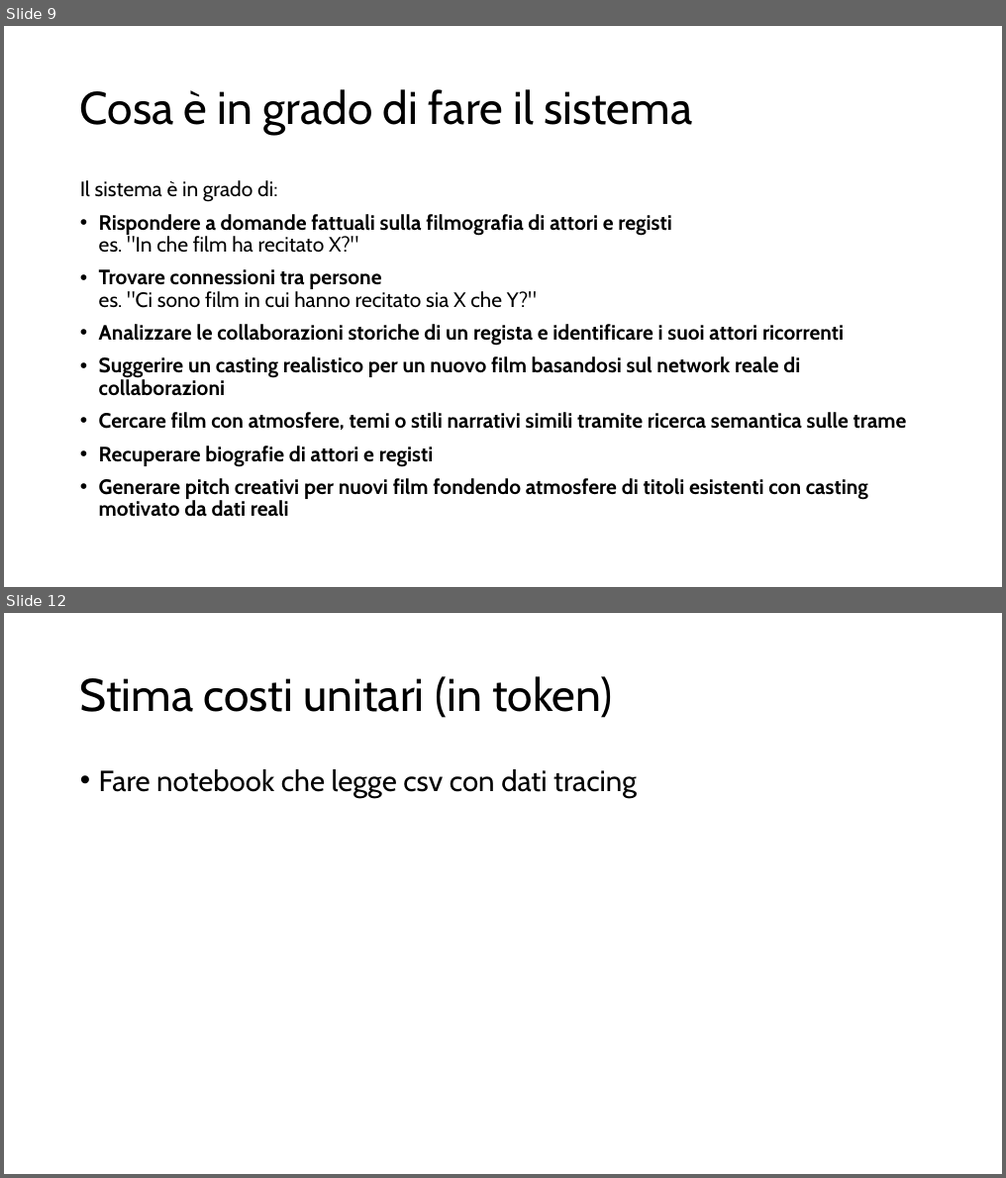
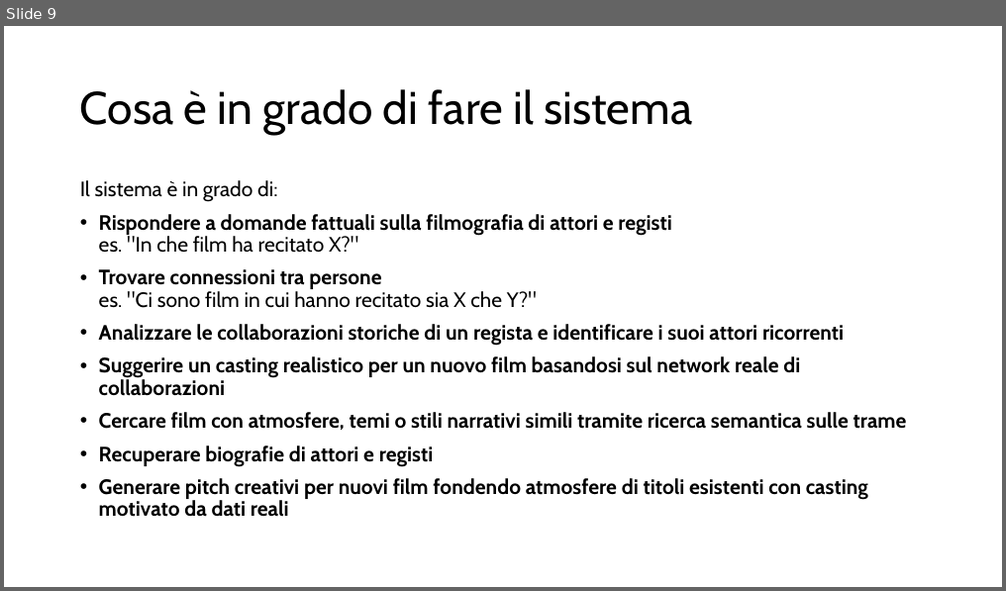
Before and after one commit to piermarone22/ProgettoAgenticAI-CinemaGraphRAG, a slide deck: Presentazione/Progetto_AgenticAI.pptx. Shown one above the other, each under a label of ours: slides 9 and 12 before the commit, slide 9 after it; the slides between them are not shown. The pictures are 1006x1178 and 1006x591 pixels, drawn with LibreOffice and Linux fonts; fonts in the diff are those of the drawing. Boxes give left, top, right and bottom in pixels: in the first picture for what was removed or moved away, otherwise in the second. Text is boxed around its words. In the diff, an @@ line names an element or a change of style, - is before the commit and + after.

```diff
--- a/Presentazione/Progetto_AgenticAI.pptx
+++ b/Presentazione/Progetto_AgenticAI.pptx
@@ slide 12 removed at [4,613,1002,1174], background #FFFFFF @@
@@ title removed at [80,676,612,718] @@
-Stima costi unitari (in token)
@@ text removed at [99,769,637,798] @@
-• Fare notebook che legge csv con dati tracing
```
Also in this commit, not shown: 3 slides changed, 6 slides added, 2 other slides removed, 10 other files.
